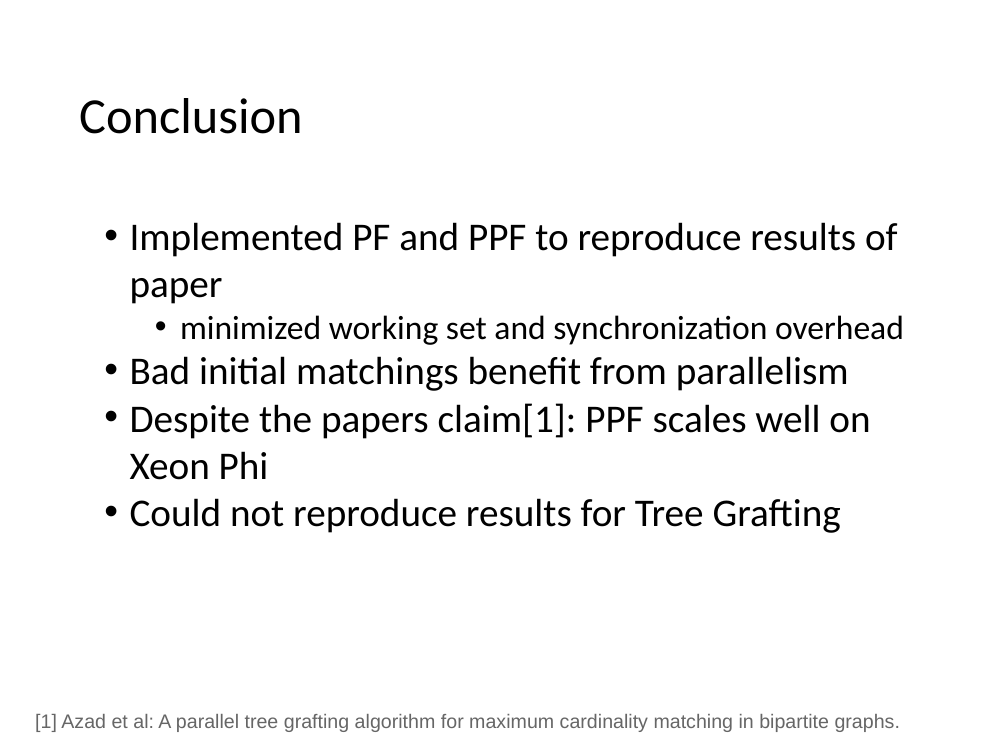
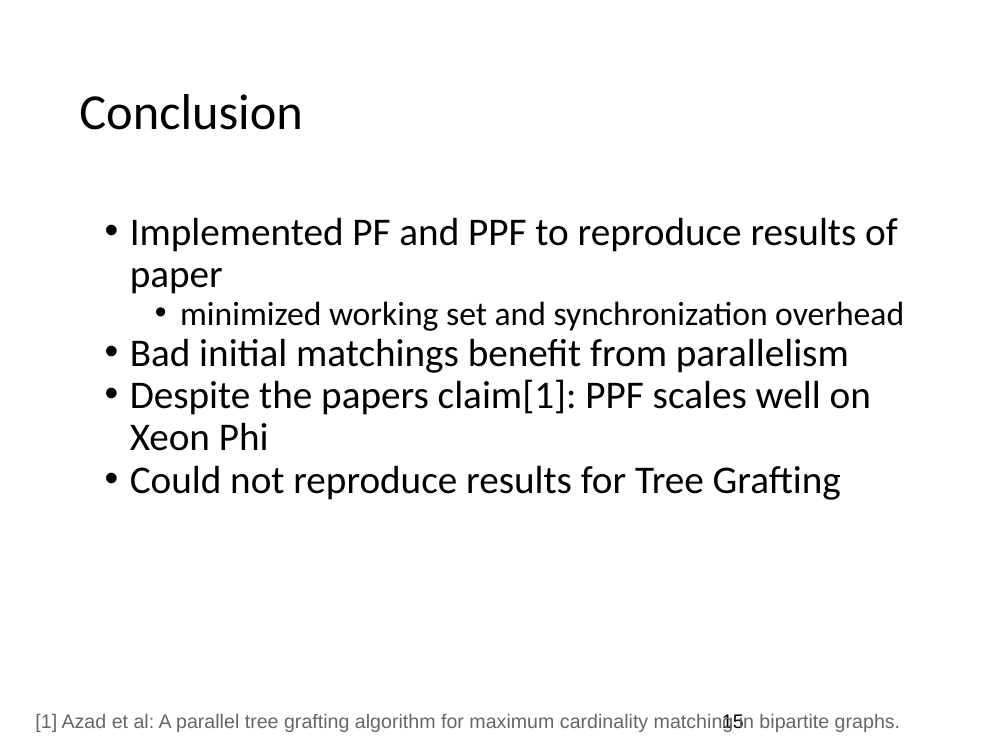
Before and after one commit to suem/dphpc-project, a slide deck: slide 15 of Final Presentation.pptx. Drawn at 1008x756 pixels with LibreOffice and Linux fonts; fonts in the diff are those of the drawing. Boxes give left, top, right and bottom in pixels: in the first picture for what was removed or moved away, otherwise in the second. Text is boxed around its words. In the diff, an @@ line names an element or a change of style, - is before the commit and + after.

```diff
--- a/Final Presentation.pptx
+++ b/Final Presentation.pptx
@@ title "Conclusion" at <box>79,94,302,130</box>: line spacing 1 to 0.9 @@
@@ text "Implemented PF and PPF to ..." at <box>130,217,904,500</box>: line spacing 1 to 0.9 @@
@@ page number added at <box>722,714,744,732</box>, 14 pt, text #000000 @@
+15
```
Also in this commit, not shown: 14 other slides changed.
